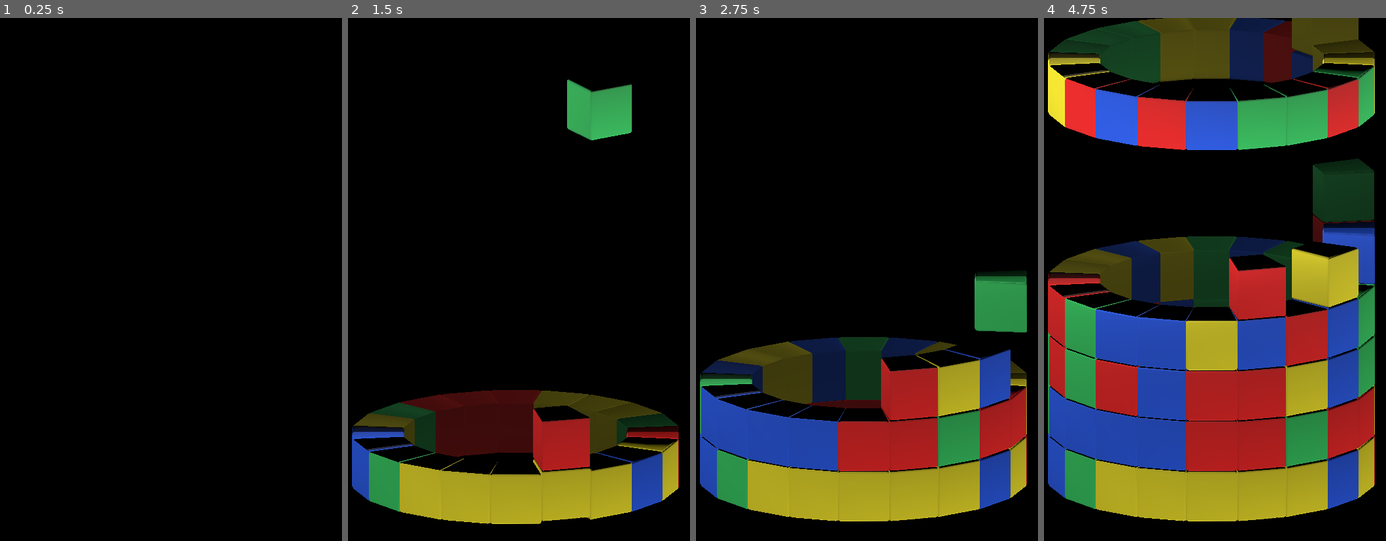
Above: before the commit, frames 1-4 (left to right).
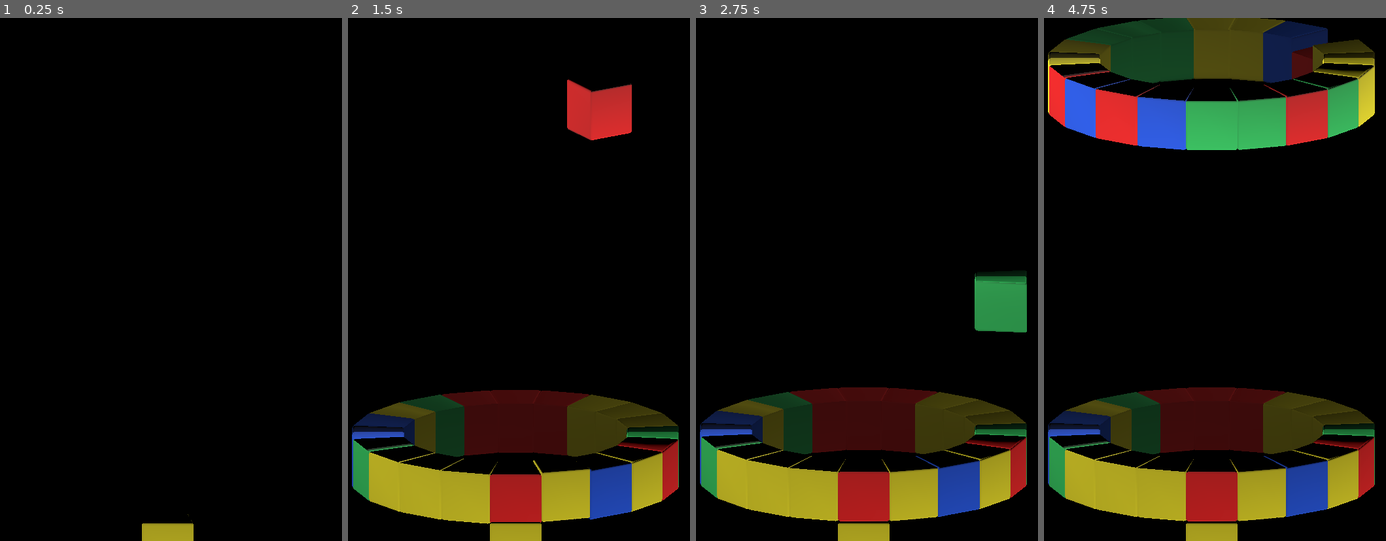
Above: after the commit, the same moments.

Repository: KasaiAi/Rotary
Game: Godot game, scene res://Scenes/level.tscn
The game is run twice, just before and just after one commit, with the same random seed, the same clock (stepped at 60 frames per second) and the same inputs.
Inputs (mouse positions are in pixels of both pictures, inside the frame that each line leads up to):
- Up to frame 1 (0.25 s): no input
- Up to frame 2 (1.5 s): tap Enter at 0.5 s; move the mouse to (590, 253) at 0.52 s; hold Right (ui_right) 0.53-1.28 s; click (590, 253) at 0.6 s; tap Space (ui_select) at 0.77 s; right-click (590, 253) at 0.8 s; move the mouse to (447, 305) at 1.27 s; hold Down (ui_down) from 1.28 s (still down); right-click (447, 305) at 1.35 s
- Up to frame 3 (2.75 s): tap Space (ui_select) at 1.52 s; click (795, 305) at 1.55 s; move the mouse to (897, 164) at 2.02 s; release Down (ui_down) at 2.03 s; hold Right (ui_right) from 2.03 s (still down); click (897, 164) at 2.1 s; right-click (897, 164) at 2.3 s
- Up to frame 4 (4.75 s): move the mouse to (1194, 384) at 2.77 s; right-click (1194, 384) at 2.85 s; tap Space (ui_select) at 3.02, 3.77, 4.52 s; click (1194, 384) at 3.05 s; move the mouse to (1317, 357) at 3.52 s; release Right (ui_right) at 3.53 s; hold Left (ui_left) from 3.53 s (still down); click (1317, 357) at 3.6 s; right-click (1317, 357) at 3.8 s; move the mouse to (1105, 201) at 4.27 s; right-click (1105, 201) at 4.35 s; click (1105, 201) at 4.55 s

The runs differ from the first frame. In frame 1, 0.5% of the frame differs, in the area x 41-57%, y 94-100%; in frame 2, 13%; in frame 3, 25%; in frame 4, 58%, in the area x 1-97%, y 0-100%.

Commit message:
Improved rotation

Diff:
--- a/Objects/cell.tscn
+++ b/Objects/cell.tscn
@@ -32,6 +32,7 @@
 axis_lock_linear_x = true
 axis_lock_linear_z = true
 physics_material_override = SubResource("1")
+can_sleep = false
 lock_rotation = true
 script = ExtResource("2")
 
@@ -43,4 +44,4 @@
 shape = SubResource("4")
 
 [node name="Grounded" type="RayCast3D" parent="."]
-collide_with_areas = true
+transform = Transform3D(1, 0, 0, 0, 1, 0, 0, 0, 1, 0, -0.1, 0)
--- a/Objects/ring.tscn
+++ b/Objects/ring.tscn
@@ -13,7 +13,7 @@
 [node name="Ring" type="Area3D" groups=["rings"]]
 script = ExtResource("1_rt7if")
 
-[node name="Cell container" type="Node" parent="."]
+[node name="CellContainer" type="Node" parent="."]
 
 [node name="Floor" type="StaticBody3D" parent="."]
 
@@ -23,7 +23,6 @@
 
 [node name="CollisionShape3D" type="CollisionShape3D" parent="."]
 shape = SubResource("CylinderShape3D_5f8wq")
-disabled = true
 
 [node name="dragger" parent="." instance=ExtResource("2_13h7d")]
 process_mode = 4
--- a/Scenes/level.tscn
+++ b/Scenes/level.tscn
@@ -1,9 +1,10 @@
-[gd_scene load_steps=8 format=3 uid="uid://6fx1sm06vjv6"]
+[gd_scene load_steps=9 format=3 uid="uid://6fx1sm06vjv6"]
 
 [ext_resource type="PackedScene" uid="uid://eu6w7qfmvc2y" path="res://Assets/Models/ref cylinder.glb" id="1"]
 [ext_resource type="Script" path="res://Scripts/level_control.gd" id="2"]
 [ext_resource type="PackedScene" uid="uid://yrxljf6l4x0d" path="res://Objects/ring.tscn" id="3_0jacf"]
 [ext_resource type="Texture2D" uid="uid://qilkrh46aof2" path="res://Assets/depth fade.png" id="3_rpk6y"]
+[ext_resource type="PackedScene" uid="uid://c47v3dpdoqi13" path="res://Objects/cell.tscn" id="4_4vgax"]
 [ext_resource type="PackedScene" uid="uid://db0b0d56w4t7e" path="res://Behaviors/drag.tscn" id="4_vshgj"]
 
 [sub_resource type="BoxShape3D" id="BoxShape3D_j3kkm"]
@@ -28,10 +29,13 @@
 
 [node name="Cylinder" type="Node3D" parent="."]
 
-[node name="Ring" parent="Cylinder" instance=ExtResource("3_0jacf")]
+[node name="Ring1" parent="Cylinder" instance=ExtResource("3_0jacf")]
 
 [node name="Ring2" parent="Cylinder" instance=ExtResource("3_0jacf")]
 transform = Transform3D(1, 0, 0, 0, 1, 0, 0, 0, 1, 0, -2, 0)
+
+[node name="Cell" parent="Cylinder/Ring2" instance=ExtResource("4_4vgax")]
+transform = Transform3D(1, 0, 0, 0, 1, 0, 0, 0, 1, 0, 0, 5.37687)
 
 [node name="dragger" parent="Cylinder" instance=ExtResource("4_vshgj")]
 triggerAction = "drag"
@@ -51,7 +55,7 @@
 transform = Transform3D(1, 0, 0, 0, 1, 0, 0, 0, 1, 0, 0, 16.244)
 target_position = Vector3(0, 0, -15)
 
-[node name="Depth fade" type="Sprite3D" parent="."]
+[node name="DepthFade" type="Sprite3D" parent="."]
 transform = Transform3D(1, 0, 0, 0, 1.28071, 0, 0, 0, 1, 0, 8, 0)
 modulate = Color(0, 0, 0, 0.666667)
 pixel_size = 0.0295
--- a/Scripts/level_control.gd
+++ b/Scripts/level_control.gd
@@ -1,14 +1,16 @@
 extends Node3D
 
-@export var maxRings = 8
-@export var ringSize = 20
+# Grid and array variables
+@export var maxRings = 8	# Height
+@export var ringSize = 20	# Width
 var grid:Array
 
-var raycastTarget
+# Raycast variables
 var mousePos
 var rayOrigin
 var rayEnd
 
+# Cell creation variables
 var cellObject = load("res://Objects/cell.tscn")
 var cellType
 #var cellID
@@ -61,30 +63,33 @@
 				print(grid)
 				return
 
+# Set cell level according to height in world
 func _on_cell_landing(cell):
-	var level = roundi(cell.global_position.y/2)+1
-	print("layer ", level)
-#
-#	match level:
+	var level = roundi(cell.global_position.y/2)
+	remove_child(cell)
+
+	match level:
 #		8:
-#			print("layer 8")
+#			perigo
 #		7:
-#			print("layer 7")
+#			$Cylinder/Ring8.add_child(cell)
 #		6:
-#			print("layer 6")
+#			$Cylinder/Ring7.add_child(cell)
 #		5:
-#			print("layer 5")
+#			$Cylinder/Ring6.add_child(cell)
 #		4:
-#			print("layer 4")
+#			$Cylinder/Ring5.add_child(cell)
 #		3:
-#			print("layer 3")
+#			$Cylinder/Ring4.add_child(cell)
 #		2:
-#			print("layer 2")
+#			$Cylinder/Ring3.add_child(cell)
 #		1:
-#			print("layer 1")
+#			$Cylinder/Ring2.add_child(cell)
+		0:
+			$Cylinder/Ring1.add_child(cell)
 
 #	upon landing, append cell to array
-#	set cell as child of a ring by level -> match position.y < X > position.y: remove_child(), add_child()
+
 #	set collision_mask to array.j
 
 func spawn_ring():
@@ -138,55 +143,51 @@
 #game over
 func _on_killer_body_entered(_body):
 	print("perigo")
-#	camada 9 é zona de risco, todas essas peças piscam em alerta
+#	camada 8 é zona de risco, todas essas peças piscam em alerta
 #	if perigo and spawn_cell():
 #		game over
 #	get_tree().paused = true
 #	screen fade
 #	gameover message and retry
 
-#Criar peça no cenário						OK!
-#Criar peça colorida no cenário				OK!
-#Criar anel									OK!
-#Criar anel com cores aleatórias			OK!
-#Adicionar rigidbody, peso e chão			OK!
-#Travar queda das peças no eixo Y			OK?
-#Fazer com que as peças não quiquem			OK!
-#Fazer com que peças formem um cilindro		OK!
-#Organizar criação de peça em uma função	OK!
-#Upgrade pra 4.1							OK!
-#Segmentar funções melhor					OK!
+#Criar peça no cenário									OK!
+#Criar peça colorida no cenário							OK!
+#Criar anel												OK!
+#Criar anel com cores aleatórias						OK!
+#Adicionar rigidbody, peso e chão						OK!
+#Travar queda das peças no eixo Y						OK!
+#Fazer com que as peças não quiquem						OK!
+#Fazer com que peças formem um cilindro					OK!
+#Organizar criação de peça em uma função				OK!
+#Upgrade pra 4.1										OK!
+#Segmentar funções melhor								OK!
 #Não dá pra diferenciar as peças de trás das da frente	OK!
-#Ajeitar a função do timer					OK!
-#Separar spawn inicial do spawn constante	OK!
-#Mover script de spawn pra o spawner		OK!
-#Melhorar a posição de spawn				OK!
-#Mudei a hierarquia de do cubo				OK!
-#Criar objeto Ring com caixa de colisão		OK!
-#Peças quebram em pedacinhos que caem		OK!
-#Deletar destroços que saem da tela			OK!
-#Deixar a cor dos minicubos igual ao original	OK!
-#Girar anel com o mouse						OK!
-#Girar cilindro com o mouse					OK!
-#Iluminar objetos com hover					OK!
-#Apagar objetos sem hover					OK!
-#Criar cubinhos como filhos do mundo		OK!
-#Fazer a função startup funcionar como eu quero	OK!
-
-#Adicionar peças criadas num array			OK?
-#Tornar peça filha do anel onde aterrissar
-#Rotacionar anel c/ snapping
-
-
+#Ajeitar a função do timer								OK!
+#Separar spawn inicial do spawn constante				OK!
+#Mover script de spawn pra o spawner					OK!
+#Melhorar a posição de spawn							OK!
+#Mudei a hierarquia de do cubo							OK!
+#Criar objeto Ring com caixa de colisão					OK!
+#Peças quebram em pedacinhos que caem					OK!
+#Deletar destroços que saem da tela						OK!
+#Deixar a cor dos minicubos igual ao original			OK!
+#Girar anel com o mouse									OK!
+#Girar cilindro com o mouse								OK!
+#Iluminar objetos com hover								OK!
+#Apagar objetos sem hover								OK!
+#Criar cubinhos como filhos do mundo					OK!
+#Fazer a função startup funcionar como eu quero			OK!
+#Tornar peça filha do anel onde aterrissar				OK!
+#Rotacionar anel c/ snapping							OK!
+
+#Consertar posicionamento da peça quando entra no anel
+#Mover aneis independentemente
+#Peças visíveis no topo antes de cair (timer próprio)
+#Adicionar peças criadas num array
 #Fazer algo quando peças chegarem no topo
-#	Spawn segura as peças até formar um anel ou solta uma por uma? Crucial pro fim de jogo
-#	Prefiro soltar uma por uma, dá mais tempo de tensão
 
 #Destruição de peças iguais adjacentes
-
-#fragmentos têm que ser removidos da árvore pra não serem afetados pela rotação
-#a física travar durante a rotação pode ser genial pra os cubos não caírem antes de você soltar o mouse (o problema é que eles caem com força depois)
-#cubos têm que entrar no array/virar filhos quando aterrissarem, senão eles são afetados pela rotação enquanto caem
+#Máquina de estados pros cubos ou anéis...
 
 #Organizar peças por nível e como fazer elas quebrarem
 #	um array deve facilitar pra comparar as peças próximas
@@ -207,6 +208,6 @@
 
 #Consertar o bug do cubo extra no cell.tscn	OK!
 #Impedir que peças em queda empurrem as de baixo
-#Às vezes peças congelam quando as de baixo são deletadas
+#Peças não se movem quando as de baixo somem	OK!
 #Raycast é bloqueado pelos colisores dos anéis
 #Consertar iluminação
--- a/Scripts/ring.gd
+++ b/Scripts/ring.gd
@@ -1,29 +1,44 @@
 extends Node3D
 
+# States
 var selected = false
+var dragging = false
 
 func _on_mouse_entered():
-	selected = true
+	if not dragging:
+		selected = true
 
 func _on_mouse_exited():
 	selected = false
 
-func _process(delta):
+func _process(_delta):
+	# Highlights selected ring (CHANGE TRIGGER TO CELL)
 	if selected:
 		for i in get_children():
 			if i.is_in_group("cells") and not i.get_node("Mesh").material_overlay:
 				i.get_node("Mesh").material_overlay = load("res://Assets/Materials/selection_highlight.tres")
 
+		# Activates rotation
 		if Input.is_action_just_pressed("click"):
 			$dragger.process_mode = Node.PROCESS_MODE_INHERIT
-
+#			selected = false
+#			dragging = true
 	else:
 		for i in get_children():
 			if i.is_in_group("cells") and i.get_node("Mesh").material_overlay:
 				i.get_node("Mesh").material_overlay = null
 
-#cLIecK
-#rOtAT e
+	if Input.is_action_just_released("click"):
+		# Snaps ring rotation to fixed points
+		if fposmod(rotation_degrees.y, 18) > 9:
+			rotation_degrees.y += 18
+		rotation_degrees.y -= fposmod(rotation_degrees.y, 18)
+
+#		reassign array positions
+
+#		dragging = false
+#		_on_mouse_entered()
+
 #reorganize cell array with new positions according to angle
 #while rotating axis_lock_linear_y = true
 #material_overlay = light white
